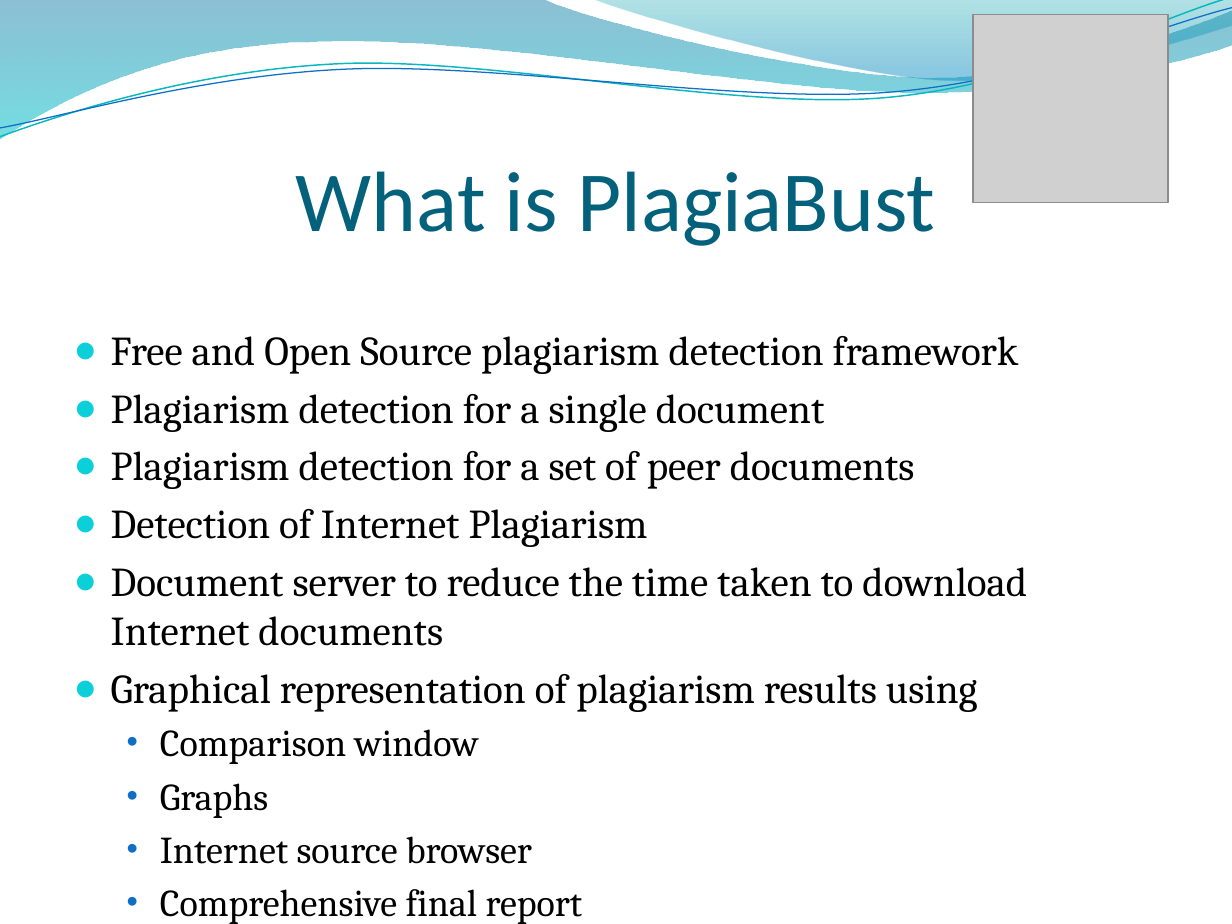
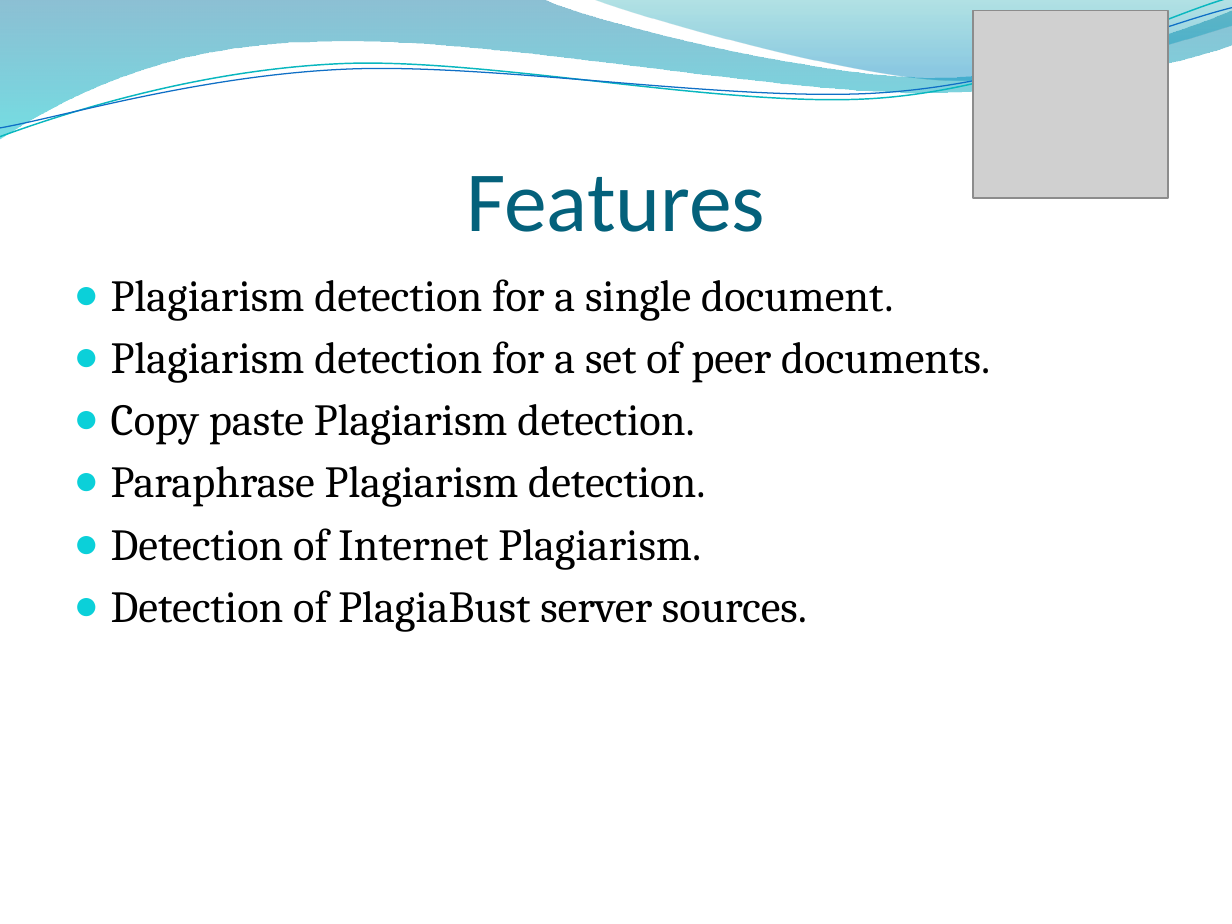
Before and after one commit to RizwanSaeedi/project-plagiabust, a slide deck: slide 6 of project docs/Final Presentation.pptx (slide 5 before the commit). Drawn at 1232x924 pixels with LibreOffice and Linux fonts; fonts in the diff are those of the drawing; grey boxes stand for pictures; background and template pictures are left out. Boxes give left, top, right and bottom in pixels: in the first picture for what was removed or moved away, otherwise in the second. Text is boxed around its words. In the diff, an @@ line names an element or a change of style, - is before the commit and + after.

```diff
--- a/project docs/Final Presentation.pptx
+++ b/project docs/Final Presentation.pptx
@@ picture: place and size @@
-picture at bbox=[973, 15, 1168, 202]
+picture at bbox=[973, 10, 1168, 197]
@@ title at bbox=[466, 176, 765, 232]: text changed @@
-What is PlagiaBust
+Features
@@ text at bbox=[111, 279, 990, 632]: text changed; size 24.1 to 26 pt @@
-● Free and Open Source plagiarism detection framework
-● Plagiarism detection for a single document
-● Plagiarism detection for a set of peer documents
-● Detection of Internet Plagiarism
-● Document server to reduce the time taken to download Internet documents
-● Graphical representation of plagiarism results using
-  • Comparison window
-  • Graphs
-  • Internet source browser
-  • Comprehensive final report
+● Plagiarism detection for a single document.
+● Plagiarism detection for a set of peer documents.
+● Copy paste Plagiarism detection.
+● Paraphrase Plagiarism detection.
+● Detection of Internet Plagiarism.
+● Detection of PlagiaBust server sources.
```
Also in this commit, not shown: 17 other slides changed, 8 slides added, 1 slide removed.
